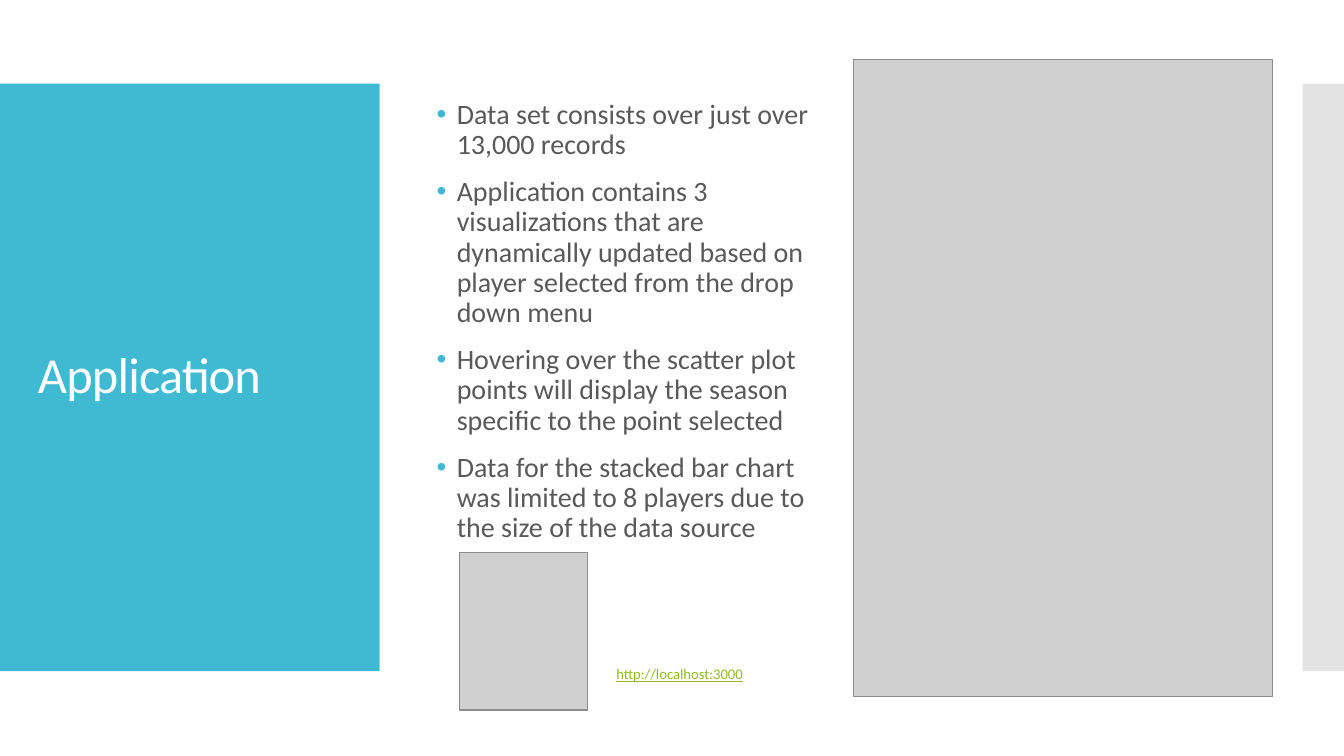
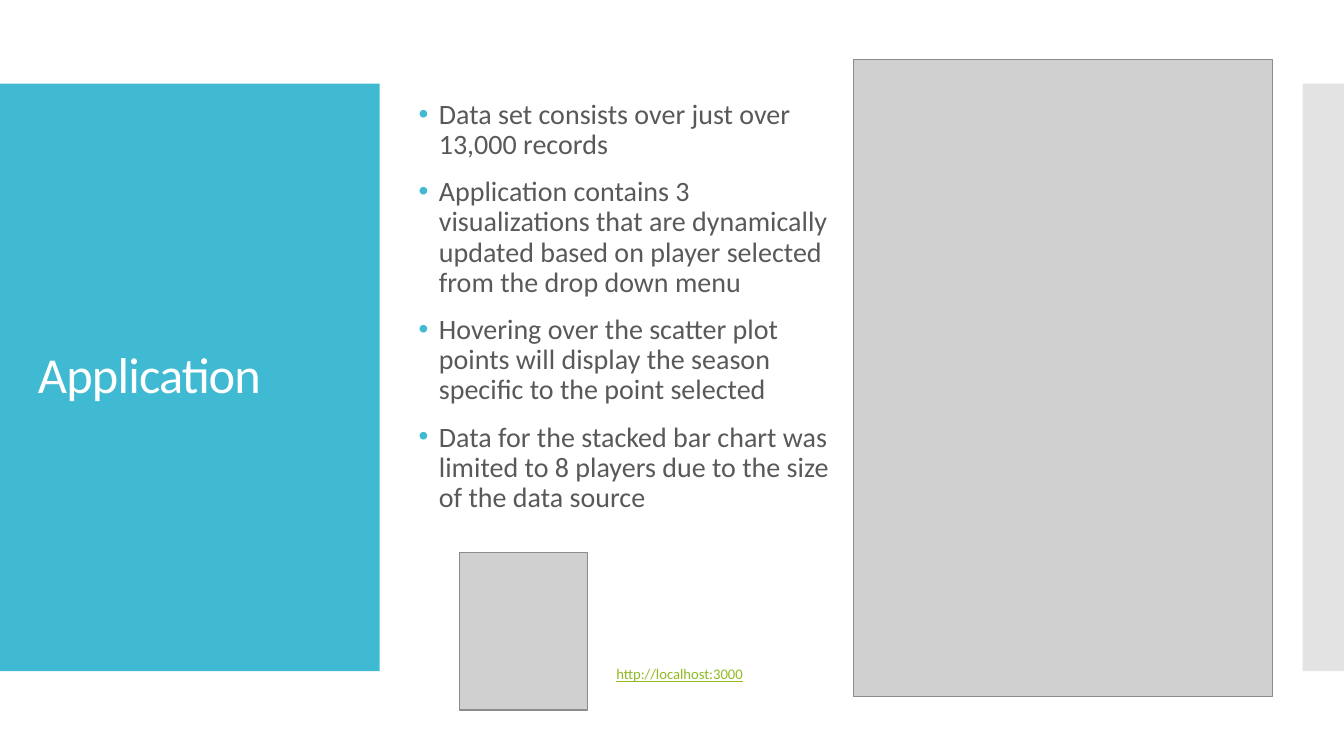
Before and after one commit to agmillman/Project3_NBA_Analysis, a slide deck: slide 5 of ProjectPresentation.pptx. Drawn at 1344x756 pixels with LibreOffice and Linux fonts; fonts in the diff are those of the drawing; grey boxes stand for pictures. Boxes give left, top, right and bottom in pixels: in the first picture for what was removed or moved away, otherwise in the second. Text is boxed around its words. In the diff, an @@ line names an element or a change of style, - is before the commit and + after.

```diff
--- a/ProjectPresentation.pptx
+++ b/ProjectPresentation.pptx
@@ text "Data set consists over just ..." rewrapped from <box>457,105,808,537</box> to <box>439,105,829,507</box> @@
```
Also in this commit, not shown: 2 other slides changed, 1 other file.
